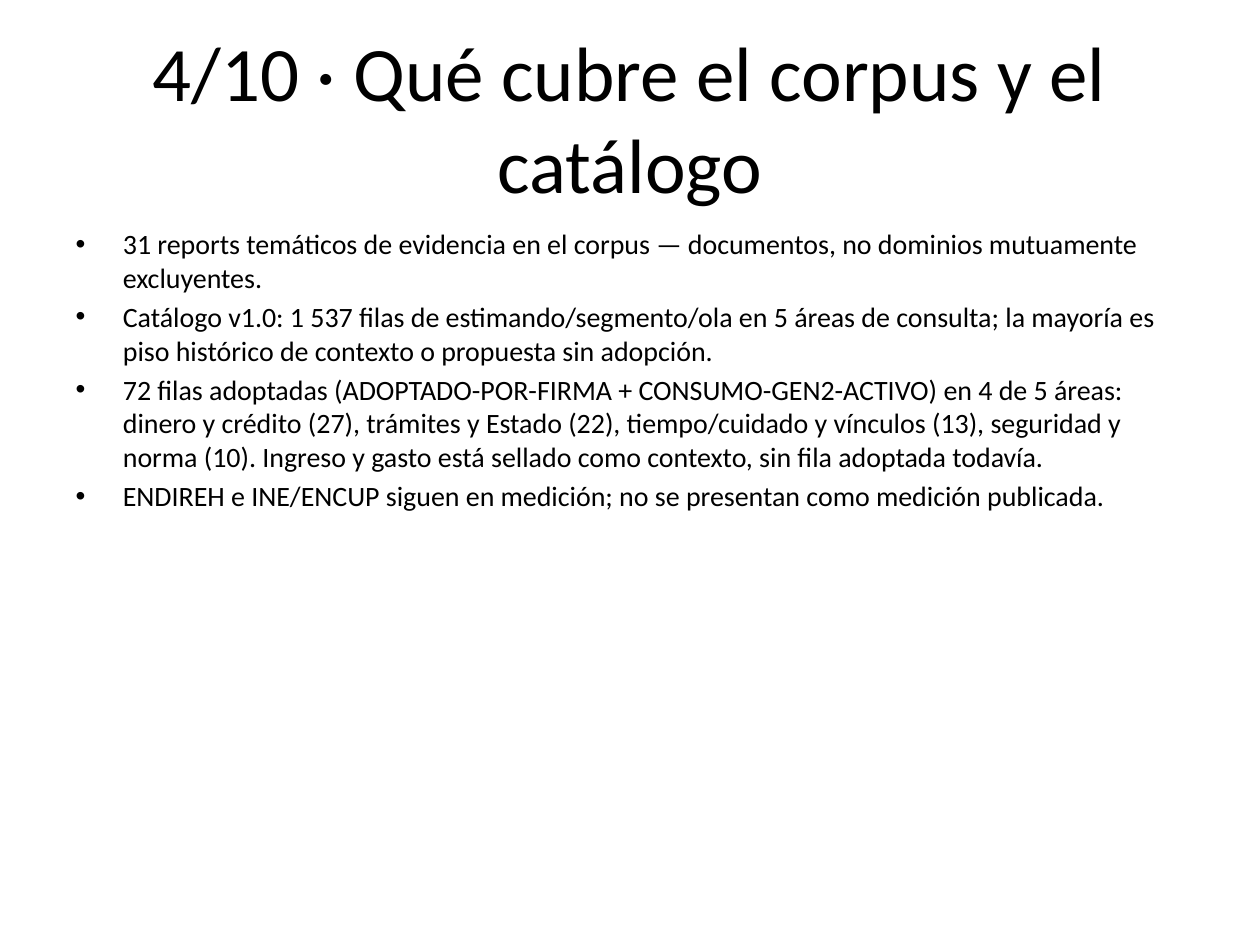
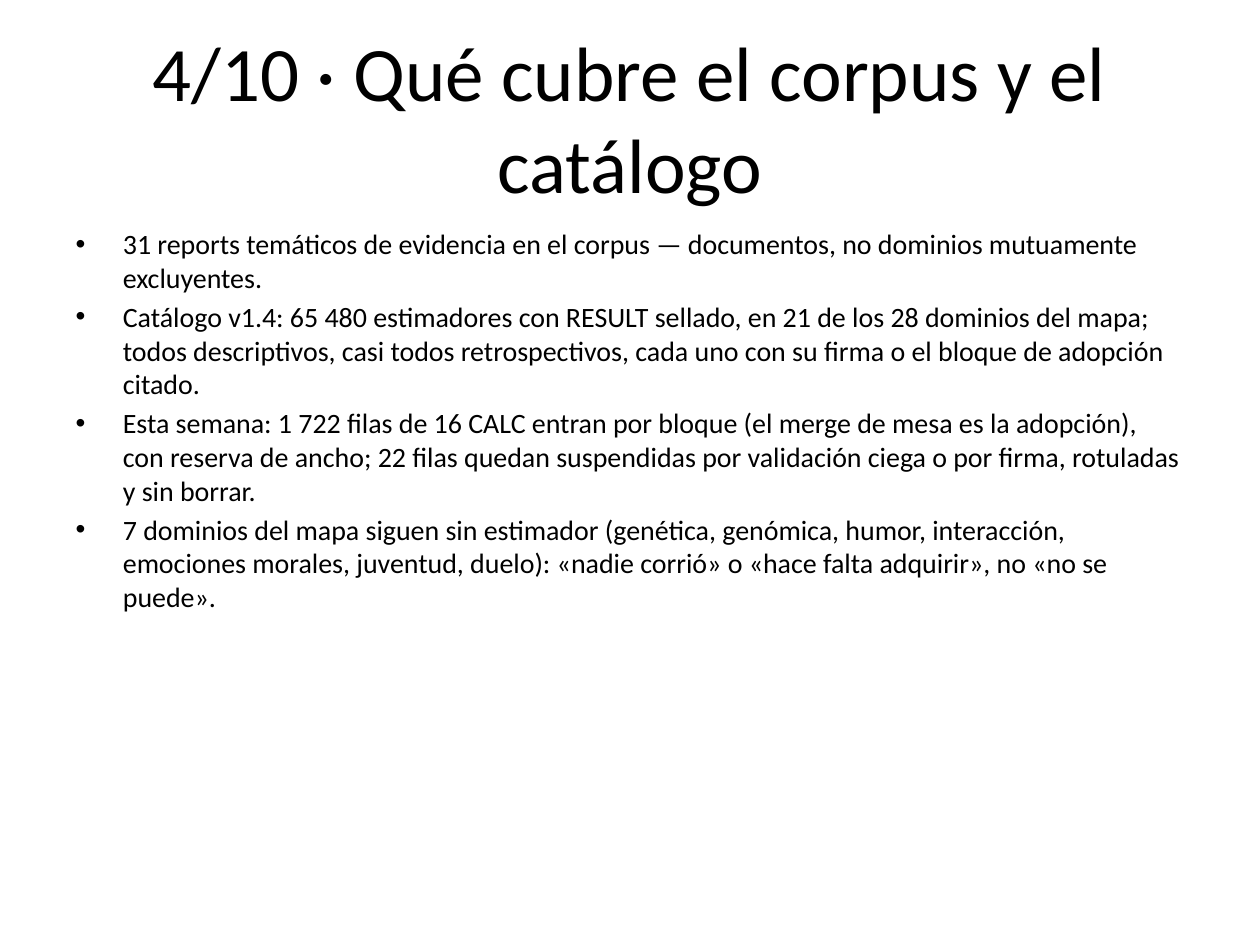
Before and after one commit to Josanoforo/Modelado-Mexicano, a slide deck: slide 5 of docs/deck.pptx. Drawn at 1260x945 pixels with LibreOffice and Linux fonts; fonts in the diff are those of the drawing. Boxes give left, top, right and bottom in pixels: in the first picture for what was removed or moved away, otherwise in the second. Text is boxed around its words. In the diff, an @@ line names an element or a change of style, - is before the commit and + after.

```diff
--- a/docs/deck.pptx
+++ b/docs/deck.pptx
@@ text at <box>123,307,1179,612</box>: text changed @@
-• Catálogo v1.0: 1 537 filas de estimando/segmento/ola en 5 áreas de consulta; la mayoría es piso histórico de contexto o propuesta sin adopción.
-• 72 filas adoptadas (ADOPTADO-POR-FIRMA + CONSUMO-GEN2-ACTIVO) en 4 de 5 áreas: dinero y crédito (27), trámites y Estado (22), tiempo/cuidado y vínculos (13), seguridad y norma (10). Ingreso y gasto está sellado como contexto, sin fila adoptada todavía.
-• ENDIREH e INE/ENCUP siguen en medición; no se presentan como medición publicada.
+• Catálogo v1.4: 65 480 estimadores con RESULT sellado, en 21 de los 28 dominios del mapa; todos descriptivos, casi todos retrospectivos, cada uno con su firma o el bloque de adopción citado.
+• Esta semana: 1 722 filas de 16 CALC entran por bloque (el merge de mesa es la adopción), con reserva de ancho; 22 filas quedan suspendidas por validación ciega o por firma, rotuladas y sin borrar.
+• 7 dominios del mapa siguen sin estimador (genética, genómica, humor, interacción, emociones morales, juventud, duelo): «nadie corrió» o «hace falta adquirir», no «no se puede».
```
Also in this commit, not shown: 3 other slides changed, 18 other files.
